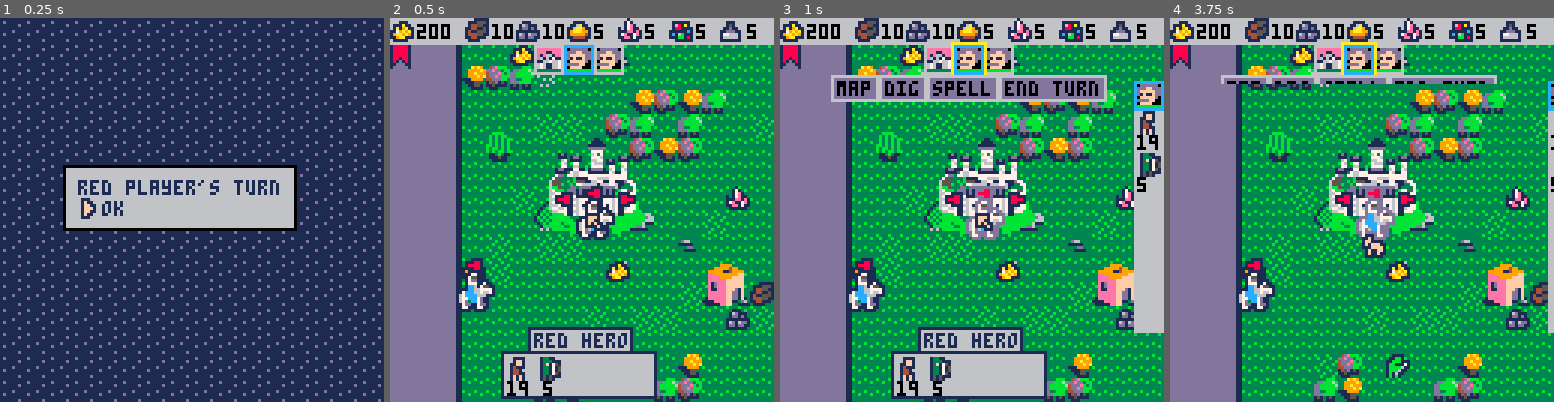
Above: before the commit, frames 1-4 (left to right).
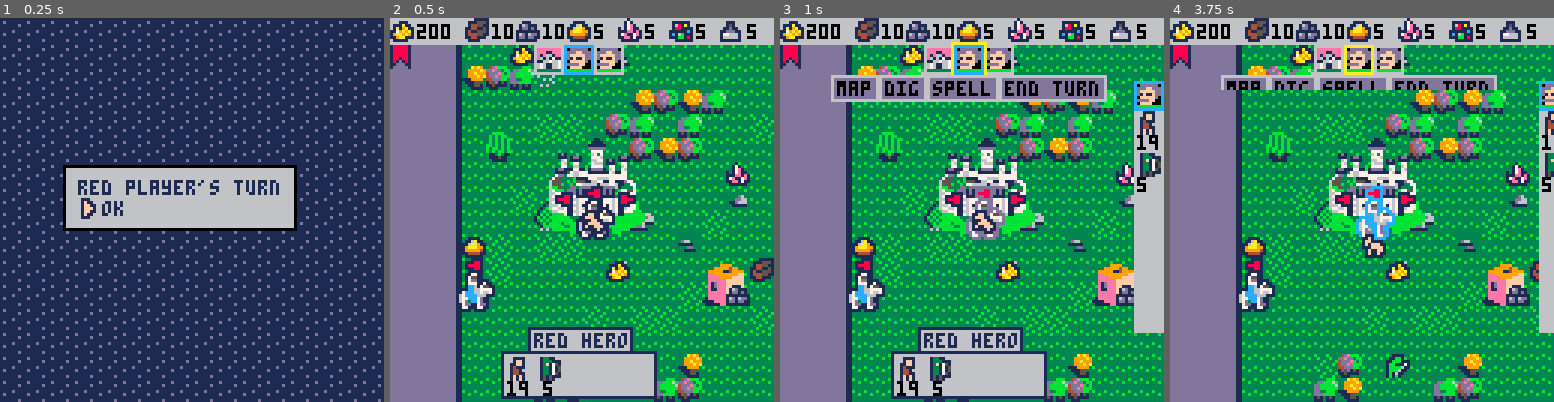
Above: after the commit, the same moments.

Repository: pvan/pico8
Game: PICO-8 cartridge heroes.p8
Same seed, same stepped clock (60 frames per second), same inputs: the game is played once before the commit and once after it.
Inputs:
- Up to frame 1 (0.25 s): no input
- Up to frame 2 (0.5 s): tap X (X key) at 0.33 s
- Up to frame 3 (1 s): tap O (Z key) at 0.7 s
- Up to frame 4 (3.75 s): tap X (X key) at 1.07, 1.85, 2.97 s; hold Right 1.6-2.1 s; tap O (Z key) every 0.4 s from 1.7 to 3.7 s; hold Up 2.15-2.42 s; hold Right 2.47-3.03 s; hold Left 3.08-3.58 s; hold Down from 3.63 s (still down)

Frame 1 is identical in both runs. In frame 2, 2.2% of the frame differs, in the area x 18-100%, y 37-82%; in frame 3, 1.4%; in frame 4, 5.4%, in the area x 13-100%, y 6-83%.

Commit message:
heroes: phase out i2xy (etc) system
replace with pt() everywhere
(to save tokens and simplify)

still using i2* arrays for the most part
arr[i] is less tokens than g(arr,p)
however, g(arr,p) is < arr[pt2i(p)]
so maybe consider case by case

Diff:
--- a/heroes.p8
+++ b/heroes.p8
@@ -129,16 +129,22 @@
 	spawn("gold",8,16)
 	spawn("gold",6,10)
 
+	--block grove
+	spawn("ore",22,20)
+
+	--block hero in castle test
+--	spawn("ore",5,9)
+
 
  --do once here so we don't
  --randomly spawn anything
  --over anything else
  create_i2tile()
- build_i2zone()
+-- build_i2zone()
 
 	for x=0,tilesw do
  	for y=0,tilesh do
- 	 if not tile_is_solid(x,y) then
+ 	 if not tile_is_solid(pt(x,y)) then
  	  if rnd_bw(1,100)<4 then
  	   r=rnd_bw(1,#resources)
  	   spawn(resources[r],x,y)
@@ -151,7 +157,7 @@
  --after populating map
  --(and whenever anything moves)
  create_i2tile()
- build_i2zone()
+-- build_i2zone()
 
 end
 
@@ -226,11 +232,13 @@
   else
    movingdelay=movespeed
   end
-  local x,y=path[1].x,path[1].y
-  local i=xy2i(x,y)
-  local obj=i2obj[i]
+  local p=path[1]
+--  local x,y=path[1].x,path[1].y
+--  local i=xy2i(x,y)
+--  local obj=i2obj[i]
+  local obj=g(mapobj,p)
   if sel.move>0 then
-	  del(path,path[1])
+	  del(path,p)
 	  if obj!=nil and
 		  (obj.type=="hero" or
 		   obj.type=="mob" or
@@ -251,8 +259,9 @@
 	   end
 	  else
  	  sfx(58,-1,1,1)
-	   sel.x=x
-	   sel.y=y
+ 	  --token:ptset()?
+	   sel.x=p.x
+	   sel.y=p.y
 	   sel.move-=5
 	   if (sel.move<0) sel.move=0
 	   --lock cam to hero?
@@ -264,13 +273,13 @@
 	   moving=false
 	   --rebuild zones after move!
 			 create_i2tile()
-			 build_i2zone()
+--			 build_i2zone()
 	  end
 	 else
    moving=false
    --rebuild zones after move!
 		 create_i2tile()
-		 build_i2zone()
+--		 build_i2zone()
 	 end
  end
 
@@ -333,7 +342,8 @@
       sel.movey!=lselmvy then
 	   x1,y1=sel.x,sel.y
 	   x2,y2=sel.movex,sel.movey
-	   targ=i2obj[xy2i(x2,y2)]
+--	   targ=i2obj[xy2i(x2,y2)]
+	   targ=g(mapobj,pt(x2,y2))
 	   ignore=nil
 	   if targ!=nil and
 	      (targ.type=="mob" or
@@ -397,6 +407,10 @@
 	 draw_cursor()
 
 
+--	 drawdebug_zones()
+--	 drawdebug_layer(i2danger,8)
+--	 drawdebug_layer(i2hot,11)
+--	 drawdebug_layer(i2col,10)
 
 
 	 --hud elements
@@ -405,6 +419,13 @@
 	 camera()
 
 	 draw_hud()
+
+
+--	 zones=objzones(sel)
+--	 for z in all(zones) do
+--	  print(z,0,64,0)
+--	 end
+--	 print("here",0,64,0)
 
 
 	 if blackout then
@@ -614,15 +635,19 @@
 worldborder=8
 
 
---returns if tile i
+--returns if tile p
 --is adjacent to any zone in zones
-function inearzones(i,zones)
+function pnearzones(p,zones)
  for z in all(zones) do
-	 if i2zone[iaddxy(i,-1,0)]==z
-	 or i2zone[iaddxy(i,1,0)]==z
-	 or i2zone[iaddxy(i,0,-1)]==z
-	 or i2zone[iaddxy(i,0,1)]==z
-	 then return true end
+  for d in all(cardinal) do
+   if g(i2zone,ptadd(p,d))==z
+   then return true end
+  end
+--	 if i2zone[iaddxy(i,-1,0)]==z
+--	 or i2zone[iaddxy(i,1,0)]==z
+--	 or i2zone[iaddxy(i,0,-1)]==z
+--	 or i2zone[iaddxy(i,0,1)]==z
+--	 then return true end
  end
  return false
 end
@@ -640,9 +665,9 @@
   for cy=0,c[4]-1 do
    local x=obj.x+c[1]+cx
    local y=obj.y+c[2]+cy
-   local i=xy2i(x,y)
-   if not tile_is_solid(x,y) then
-    if inearzones(i,zones) then
+   local p=pt(x,y)
+   if not tile_is_solid(p) then
+    if pnearzones(p,zones) then
      return true
     end
    end
@@ -653,40 +678,31 @@
 
 --return region tile belongs to
 --(for pathfinding)
-i2zone={}
-zonecount=10
-function build_i2zone()
- i2zone={}
- zonecount=10
- for x=0,tilesw-1 do
-  for y=0,tilesh-1 do
-   local i=xy2i(x,y)
-   if ok_to_zone(i2zone,x,y) then
-    --start new region (floodfill it)
-    floodfill(i2zone,i,zonecount)
-    zonecount+=1
-   end
-  end
- end
-end
-function ok_to_zone(res,x,y)
- local i=xy2i(x,y)
+--i2zone={}
+--zonecount=10
+--function build_i2zone()
+--end
+function ok_to_zone(res,p)
+ local i=pt2i(p)
  return res[i]==nil and
-        not tile_is_solid(x,y) and
+        not tile_is_solid(p) and
         not i2danger[i]
 end
-function floodfill(res,i,v)
- local x,y=i2xy(i)
- if (not ok_to_zone(res,x,y)) return
- res[i]=v
- floodfill(res,iaddxy(i,-1,0),v)
- floodfill(res,iaddxy(i,1,0),v)
- floodfill(res,iaddxy(i,0,-1),v)
-	floodfill(res,iaddxy(i,0,1),v)
+function floodfill(res,p,v)
+-- local x,y=i2xy(i)
+ if (not ok_to_zone(res,p)) return
+ s(res,p,v)
+ for d in all(cardinal) do
+  floodfill(res,ptadd(p,d),v)
+ end
+-- floodfill(res,iaddxy(i,1,0),v)
+-- floodfill(res,iaddxy(i,0,-1),v)
+--	floodfill(res,iaddxy(i,0,1),v)
 end
 function drawdebug_zones()
  for i,z in pairs(i2zone) do
-  local x,y=i2xy(i)
+  p=i2pt(i)
+  local x,y=p.x,p.y
   rectfill2(x*8+2,y*8+2,4,4,0)
   rectfill2(x*8+3,y*8+3,2,2,z)
  end
@@ -697,21 +713,44 @@
 --(basically just for heroes atm)
 function objzones(obj)
  if (obj==nil) return {}
- local x,y=obj.x,obj.y
- local i=xy2i(x,y)
+-- local x,y=obj.x,obj.y
+-- local i=pt2i(obj)
  local res={}
- local lz=i2zone[iaddxy(i,-1,0)]
- local rz=i2zone[iaddxy(i,1,0)]
- local uz=i2zone[iaddxy(i,0,-1)]
- local dz=i2zone[iaddxy(i,0,1)]
- if lz!=nil and not has(res,lz) then
-  add(res,lz) end
- if rz!=nil and not has(res,rz) then
-  add(res,rz) end
- if uz!=nil and not has(res,uz) then
-  add(res,uz) end
- if dz!=nil and not has(res,dz) then
-  add(res,dz) end
+ i=0
+ for d in all(cardinal) do
+  local vv=ptadd(obj,d)
+--  local vv=obj
+--  print(vv.x,i*5,80)
+--  print(vv.y,i*5,88)
+--  i+=1
+  local z=g(i2zone,ptadd(obj,d))
+  print(z,i*5,88)
+  i+=1
+  if z!=nil and not has(res,z)
+   then add(res,z) end
+ end
+-- local lz=cardzone[1]
+-- local rz=cardzone[2]
+-- local uz=cardzone[3]
+-- local dz=cardzone[4]
+---- local lz=i2zone[iaddxy(i,-1,0)]
+---- local rz=i2zone[iaddxy(i,1,0)]
+---- local uz=i2zone[iaddxy(i,0,-1)]
+---- local dz=i2zone[iaddxy(i,0,1)]
+-- if lz!=nil and not has(res,lz) then
+--  add(res,lz) end
+-- if rz!=nil and not has(res,rz) then
+--  add(res,rz) end
+-- if uz!=nil and not has(res,uz) then
+--  add(res,uz) end
+-- if dz!=nil and not has(res,dz) then
+--  add(res,dz) end
+
+ --add zone of hero too
+ local z=g(i2zone,obj)
+ if z!=nil and not has(res,z)
+  then add(res,z) end
+
  return res
 end
 
@@ -719,21 +758,22 @@
 --for i2xxx arrays
 function drawdebug_layer(lyr,c)
  for k,v in pairs(lyr) do
-  local x,y=i2xy(k)
+  p=i2pt(k)
+  local x,y=p.x,p.y
   rect2({x*8+1,y*8+1,6,6},c)
  end
 end
 
 --reverse lookups
 --maps tile xy to obj,col,hot,etc
-function init_i2xxx()
-	i2obj={}
+function create_i2tile()
+
+ mapobj={}
+--	i2obj={}
 	i2col={}    --all collisions
 	i2hot={}    --building activation points
 	i2danger={} --mob attack squares
-end
-function create_i2tile()
- init_i2xxx()
+
  for i=1,#things do
   it=things[i]
   c=it.col
@@ -741,14 +781,17 @@
    for cy=0,c[4]-1 do
     x=it.x+c[1]+cx
     y=it.y+c[2]+cy
-    i=xy2i(x,y)
+    p=pt(x,y)
+    i=pt2i(p)
 
     is_hotspot=
       x==it.x+it.hot[1] and
       y==it.y+it.hot[2]
 
     --map of objects
-    i2obj[i]=it
+--    i2obj[i]=it
+    --8133
+    s(mapobj,p,it)
 
     --map of hot spots
     if is_hotspot then
@@ -776,7 +819,8 @@
        (cx==4 and cy==0))
     then
      i2col[i]=nil
-     i2obj[i]=nil
+--     i2obj[i]=nil
+     s(mapobj,p,nil)
     end
 
     if it.type=="mob" then
@@ -786,6 +830,36 @@
    end
   end
  end
+
+
+ --create i2zone
+
+ i2zone={}
+ zonecount=10
+ for x=0,tilesw-1 do
+  for y=0,tilesh-1 do
+--   local i=xy2i(x,y)
+   local p=pt(x,y)
+   if ok_to_zone(i2zone,p) then
+    --start new region (floodfill it)
+    floodfill(i2zone,p,zonecount)
+    zonecount+=1
+   end
+  end
+ end
+
+ --make each hero their own zone too
+ for plr in all(plrs) do
+  for h in all(plr.heroes) do
+
+   --token
+		 local i=pt2i(h)
+		 i2zone[i]=zonecount
+
+   zonecount+=1
+  end
+ end
+
 end
 
 
@@ -793,22 +867,24 @@
 function drawdebug_tilecol()
  for x=0,tilesw-1 do
   for y=0,tilesh-1 do
-   if tmap_solid(x,y) then
+   if tmap_solid(pt(x,y)) then
     rect2({x*8+2,y*8+2,4,4},6)
    end
   end
  end
 end
 
-function drawdebug_i(list)
- for i in all(list) do
-  x,y=i2xy(i)
-  rectfill2(x*8+3,y*8+3,2,2,12)
- end
-end
+--function drawdebug_i(list)
+-- for i in all(list) do
+--  x,y=i2xy(i)
+--  rectfill2(x*8+3,y*8+3,2,2,12)
+-- end
+--end
 
 --basically just for debug
-function tmap_solid(x,y)
+--wrong, also for tile_is_solid
+function tmap_solid(p)
+ local x,y=p.x,p.y
  if x<0 or x>tilesw-1 or
     y<0 or y>tilesh-1
  then
@@ -821,9 +897,9 @@
 end
 
 
-function tile_is_solid(x,y)
- if (tmap_solid(x,y)) return true
- if (i2col[xy2i(x,y)]) return true
+function tile_is_solid(p)
+ if (tmap_solid(p)) return true
+ if (g(i2col,p)) return true
  return false
 end
 
@@ -882,7 +958,7 @@
 --   stop("huh???")
 --  end
  create_i2tile()
- build_i2zone()
+-- build_i2zone()
 
  set_sel()
 
@@ -1047,38 +1123,38 @@
 
 --a* pathfinding
 
---1d / 2d conversions
---assumes 0-based tile grid now
-function i2xy(i)
- local y=flr(i/tilesw)
- local x=i-y*tilesw
- return x,y
-end
-function xy2i(x,y)
- return x+y*tilesw
-end
-function v2i(pos)
- return xy2i(pos[1],pos[2])
-end
-
-
---add tile x,y to tile index
-function iaddxy(i,x,y)
- --for now limit by map size
- --fix should be elsewhere
- nx,ny=i2xy(i)
- nx+=x
- ny+=y
- if nx<0 or nx>tilesw-1 or
-    ny<0 or nx>tilesh-1
- then
-  return -1 --some junk value that will always return as solid tile
- end
- return xy2i(nx,ny)
--- i+=x
--- i+=y*tilesw
--- return i
-end
+----1d / 2d conversions
+----assumes 0-based tile grid now
+--function i2xy(i)
+-- local y=flr(i/tilesw)
+-- local x=i-y*tilesw
+-- return x,y
+--end
+--function xy2i(x,y)
+-- return x+y*tilesw
+--end
+--function v2i(pos)
+-- return xy2i(pos[1],pos[2])
+--end
+
+
+----add tile x,y to tile index
+--function iaddxy(i,x,y)
+-- --for now limit by map size
+-- --fix should be elsewhere
+-- nx,ny=i2xy(i)
+-- nx+=x
+-- ny+=y
+-- if nx<0 or nx>tilesw-1 or
+--    ny<0 or nx>tilesh-1
+-- then
+--  return -1 --some junk value that will always return as solid tile
+-- end
+-- return xy2i(nx,ny)
+---- i+=x
+---- i+=y*tilesw
+---- return i
+--end
 
 
 ----wrapper around our main
@@ -1101,8 +1177,9 @@
  if has2(global_walkable,p) then
   return false
  end
- if (tile_is_solid(p.x,p.y)) return true
- if (i2danger[xy2i(p.x,p.y)]) return true
+ if (tile_is_solid(p)) return true
+-- if (i2danger[pt2i(p)]) return true
+ if (g(i2danger,p)) return true
 end
 function clear(p)
  return not map_iswall(p)
@@ -1185,7 +1262,8 @@
 
 
 --get/set from arr using pt key
---basically associative arrays
+--just hashing p to i
+--by limiting x,y to <255
 function g(arr,p)
  return arr[pt2i(p)]
 end
@@ -1364,15 +1442,18 @@
 	flood_path(valid_i,di)
  return valid_i
 end
-function flood_path(res,i)
- if (has(res,i)) return
- x,y=i2xy(i)
- if (tile_is_solid(x,y)) return
- add(res,i)
- flood_path(res,iaddxy(i,-1,0))
- flood_path(res,iaddxy(i,1,0))
- flood_path(res,iaddxy(i,0,-1))
- flood_path(res,iaddxy(i,0,1))
+function flood_path(res,p)
+ if (has2(res,p)) return
+-- x,y=i2xy(i)
+ if (tile_is_solid(p)) return
+ add(res,p)
+ for d in all(cardinal) do
+  flood_path(res,ptadd(p,d))
+ end
+-- flood_path(res,iaddxy(i,-1,0))
+-- flood_path(res,iaddxy(i,1,0))
+-- flood_path(res,iaddxy(i,0,-1))
+-- flood_path(res,iaddxy(i,0,1))
 end
 
 function ivalid(i)
@@ -1400,8 +1481,10 @@
 
 function update_move_cursor()
  local tx,ty=flr(curx/8),flr(cury/8)
- local i=xy2i(tx,ty)
- local obj=i2obj[i]
+ local p=pt(tx,ty)
+ local i=pt2i(p)
+-- local obj=i2obj[i]
+ local obj=g(mapobj,p)
  local selzones=objzones(sel)
 
  --note the fall-thru effect here
@@ -1416,7 +1499,7 @@
 
 	  if obj.type=="mob" then
     if objnearzones(obj,selzones) then
-     if inearzones(i,selzones)
+     if pnearzones(p,selzones)
      or obj.x==tx and obj.y==ty
      then
    	  style="attack"
@@ -1448,7 +1531,7 @@
   --default to walkable
   style="horse"
 
-  if tile_is_solid(tx,ty) then
+  if tile_is_solid(p) then
    style="arrow"
   end
 
@@ -1500,7 +1583,8 @@
 
 function update_sel_cursor()
  local tx,ty=flr(curx/8),flr(cury/8)
- obj=i2obj[xy2i(tx,ty)]
+ --local obj=i2obj[xy2i(tx,ty)]
+ local obj=g(mapobj,pt(tx,ty))
  if obj!=nil and obj.select then
   style=obj.type
 	 if (btnp(❎)) then
